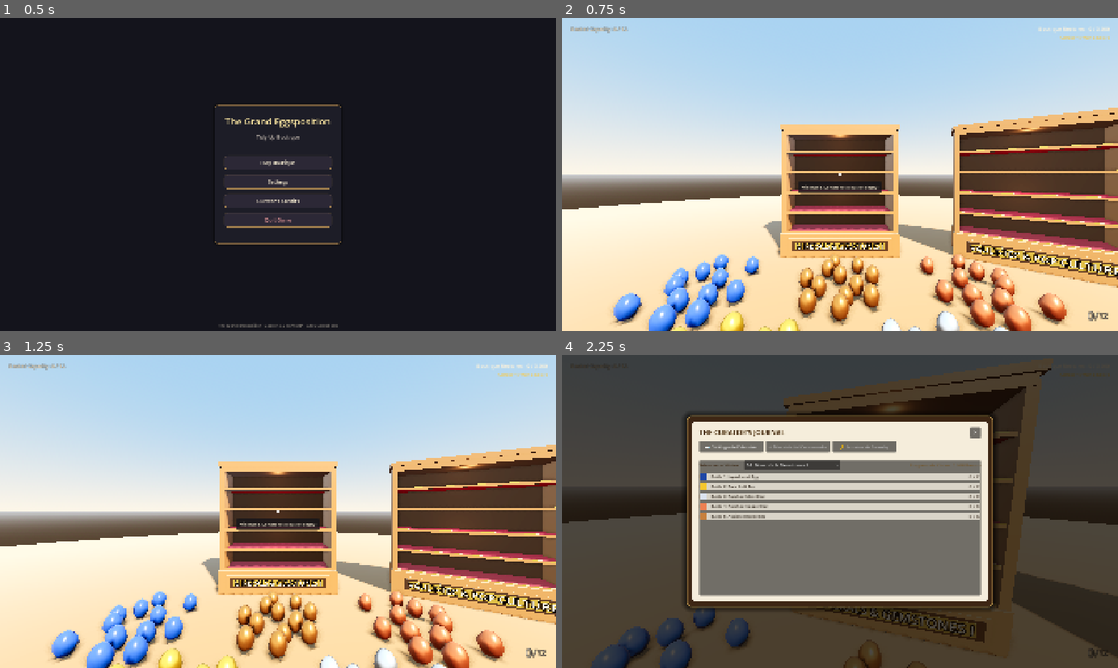
Above: before the commit, frames 1-4 (two rows, left to right).
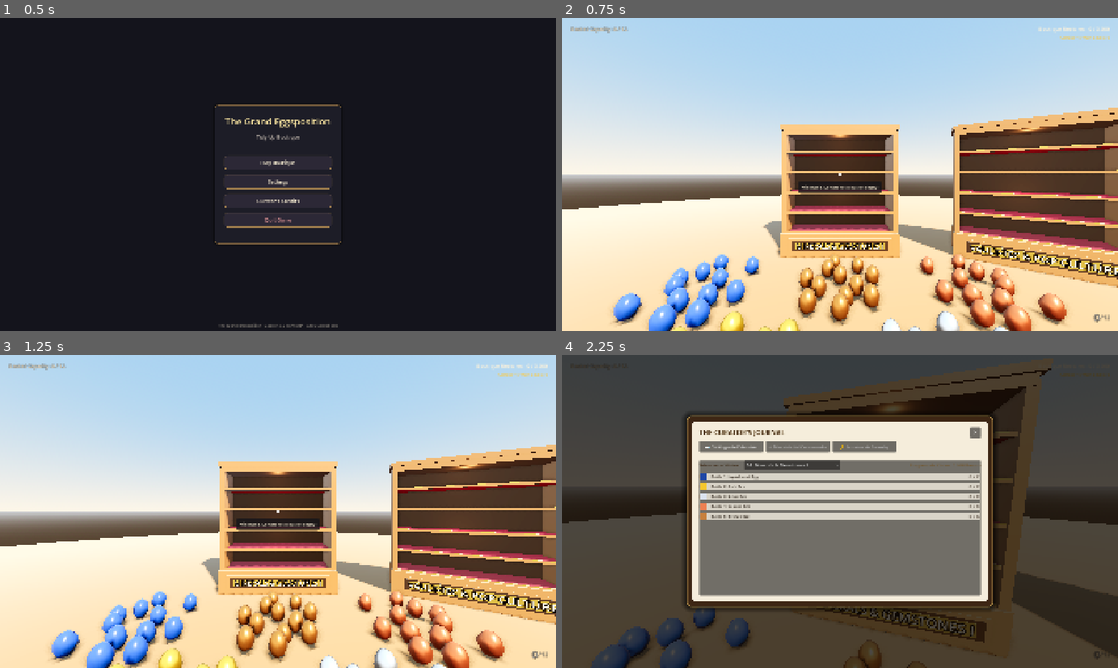
Above: after the commit, the same moments.

Repository: JS-Marinn/the-grand-eggsposition
Game: Godot game, scene res://scenes/ui/main_menu.tscn
Same seed, same stepped clock (60 frames per second), same inputs: the game is played once before the commit and once after it.
Inputs (mouse positions are in pixels of both pictures, inside the frame that each line leads up to):
- Up to frame 1 (0.5 s): no input
- Up to frame 2 (0.75 s): click "Play Boutique" at 0.5 s
- Up to frame 3 (1.25 s): no input
- Up to frame 4 (2.25 s): tap Enter at 1.25 s; move the mouse to (867, 511) at 1.27 s; press the mouse at (867, 511) at 1.28 s; hold W (move_forward) from 1.28 s (still down); tap Space at 1.52, 1.82 s; move the mouse to (812, 511) at 2.02 s; release the mouse at (812, 511) at 2.03 s; tap Tab (open_journal) at 2.1 s; click (812, 511) at 2.17 s

Frame 1 is identical in both runs. In frame 2, less than 0.1% of the frame differs, in the area x 94-99%, y 93-98%; in frame 3, less than 0.1%; in frame 4, 0.2%, in the area x 30-99%, y 41-97%.

Commit message:
polish(hud): simplify egg names and tighten BasketStack visual styling

Diff:
--- a/localization/translations.csv
+++ b/localization/translations.csv
@@ -30,24 +30,24 @@
 SHOWCASE_FABERGE,"Imperial Jewelry & Fabergé","Joyería Imperial y Fabergé"
 SHOWCASE_CHEFS,"Gourmet Chefs & Bakers I","Chefs y Reposteros I"
 SHOWCASE_FIREFIGHTERS,"Emergency Services I","Servicios de Emergencia I"
-EGG_LAPIS_LAZULI,"Lapis Lazuli Egg","Huevo de Lapislázuli"
-EGG_PURE_GOLD,"Pure Gold Egg","Huevo de Oro Macizo"
-EGG_PURE_SILVER,"Polished Silver Egg","Huevo de Plata Pulida"
+EGG_LAPIS_LAZULI,"Lapis Lazuli Egg","Huevo Lapislázuli"
+EGG_PURE_GOLD,"Gold Egg","Huevo de Oro"
+EGG_PURE_SILVER,"Silver Egg","Huevo de Plata"
 EGG_PASTRY_CHEF,"Pastry Chef Egg","Huevo de Chef Pastelero"
 EGG_FIREFIGHTER,"Firefighter Egg","Huevo de Bombero"
-EGG_GLAZED_DONUT,"Glazed Donut Egg","Huevo de Dónut Glaseado"
+EGG_GLAZED_DONUT,"Glazed Donut Egg","Huevo de Dónut"
 EGG_SUPERHERO,"Cape Hero Egg","Huevo de Superhéroe"
-EGG_PANDA,"Panda Bear Egg","Huevo de Panda"
-EGG_DRAGON_SCALE,"Dragon Scale Egg","Huevo de Escamas de Dragón"
-EGG_AMETHYST_GEODE,"Amethyst Geode Egg","Huevo de Geoda de Amatista"
-EGG_EMERALD,"Gleaming Emerald Egg","Huevo de Esmeralda Brillante"
-EGG_PURE_COPPER,"Polished Copper Egg","Huevo de Cobre Pulido"
-EGG_PURE_BRONZE,"Ancient Bronze Egg","Huevo de Bronce Noble"
-EGG_RUBY,"Gleaming Ruby Egg","Huevo de Rubí Brillante"
-EGG_SAPPHIRE,"Deep Sapphire Egg","Huevo de Zafiro Profundo"
-EGG_ROSE_QUARTZ,"Rose Quartz Egg","Huevo de Cuarzo Rosa"
-EGG_OBSIDIAN,"Obsidian Glass Egg","Huevo de Cristal de Obsidiana"
-EGG_DIAMOND,"Flawless Diamond Egg","Huevo de Diamante Puro"
+EGG_PANDA,"Panda Egg","Huevo Panda"
+EGG_DRAGON_SCALE,"Dragon Scale Egg","Huevo de Dragón"
+EGG_AMETHYST_GEODE,"Amethyst Egg","Huevo Amatista"
+EGG_EMERALD,"Emerald Egg","Huevo Esmeralda"
+EGG_PURE_COPPER,"Copper Egg","Huevo de Cobre"
+EGG_PURE_BRONZE,"Bronze Egg","Huevo de Bronce"
+EGG_RUBY,"Ruby Egg","Huevo Rubí"
+EGG_SAPPHIRE,"Sapphire Egg","Huevo Zafiro"
+EGG_ROSE_QUARTZ,"Rose Quartz Egg","Huevo Cuarzo Rosa"
+EGG_OBSIDIAN,"Obsidian Egg","Huevo Obsidiana"
+EGG_DIAMOND,"Diamond Egg","Huevo Diamante"
 BARNABY_NAME,"Barnaby the Merchant","Barnaby el Mercader"
 BARNABY_GREETING,"Ah, a curator with true taste! Keep an eye out for those tiny white eggs tucked away in corners...","¡Ah, un conservador con verdadero gusto! Mantén los ojos abiertos a los huevitos blancos ocultos en los rincones..."
 MENU_PLAY,"Play Boutique","Entrar a la Boutique"
--- a/scenes/ui/hud.tscn
+++ b/scenes/ui/hud.tscn
@@ -140,10 +140,10 @@
 anchor_top = 1.0
 anchor_right = 1.0
 anchor_bottom = 1.0
-offset_left = -380.0
-offset_top = -540.0
-offset_right = -35.0
-offset_bottom = -25.0
+offset_left = -260.0
+offset_top = -460.0
+offset_right = -28.0
+offset_bottom = -22.0
 grow_horizontal = 0
 grow_vertical = 0
 mouse_filter = 2
@@ -156,45 +156,45 @@
 grow_horizontal = 2
 grow_vertical = 2
 mouse_filter = 2
-theme_override_constants/separation = 8
+theme_override_constants/separation = 6
 alignment = 2
 
 [node name="ItemList" type="VBoxContainer" parent="BasketStack/VBox"]
-layout_mode = 2
-mouse_filter = 2
-theme_override_constants/separation = 4
-alignment = 2
-
-[node name="CapacityContainer" type="HBoxContainer" parent="BasketStack/VBox"]
 layout_mode = 2
 mouse_filter = 2
 theme_override_constants/separation = 2
 alignment = 2
 
+[node name="CapacityContainer" type="HBoxContainer" parent="BasketStack/VBox"]
+layout_mode = 2
+mouse_filter = 2
+theme_override_constants/separation = 1
+alignment = 2
+
 [node name="CapacityCurrent" type="Label" parent="BasketStack/VBox/CapacityContainer"]
 layout_mode = 2
 mouse_filter = 2
 theme_override_colors/font_color = Color(1, 1, 1, 1)
 theme_override_colors/font_outline_color = Color(0, 0, 0, 0.95)
-theme_override_constants/outline_size = 7
-theme_override_font_sizes/font_size = 40
+theme_override_constants/outline_size = 6
+theme_override_font_sizes/font_size = 36
 text = "0"
 horizontal_alignment = 2
 
 [node name="CapacitySlash" type="Label" parent="BasketStack/VBox/CapacityContainer"]
 layout_mode = 2
 mouse_filter = 2
-theme_override_colors/font_color = Color(0.9, 0.9, 0.9, 0.8)
-theme_override_colors/font_outline_color = Color(0, 0, 0, 0.9)
-theme_override_constants/outline_size = 6
-theme_override_font_sizes/font_size = 34
+theme_override_colors/font_color = Color(0.9, 0.9, 0.9, 0.55)
+theme_override_colors/font_outline_color = Color(0, 0, 0, 0.8)
+theme_override_constants/outline_size = 4
+theme_override_font_sizes/font_size = 22
 text = "/"
 
 [node name="CapacityMax" type="Label" parent="BasketStack/VBox/CapacityContainer"]
 layout_mode = 2
 mouse_filter = 2
-theme_override_colors/font_color = Color(0.85, 0.85, 0.85, 0.7)
-theme_override_colors/font_outline_color = Color(0, 0, 0, 0.9)
-theme_override_constants/outline_size = 5
-theme_override_font_sizes/font_size = 26
+theme_override_colors/font_color = Color(0.85, 0.85, 0.85, 0.5)
+theme_override_colors/font_outline_color = Color(0, 0, 0, 0.8)
+theme_override_constants/outline_size = 4
+theme_override_font_sizes/font_size = 20
 text = "12"
--- a/scripts/ui/hud.gd
+++ b/scripts/ui/hud.gd
@@ -164,25 +164,25 @@
 		var row: HBoxContainer = HBoxContainer.new()
 		row.alignment = BoxContainer.ALIGNMENT_END
 		row.mouse_filter = Control.MOUSE_FILTER_IGNORE
-		row.add_theme_constant_override("separation", 8)
+		row.add_theme_constant_override("separation", 6)
 
 		var name_lbl: Label = Label.new()
 		name_lbl.name = "NameLabel"
 		name_lbl.horizontal_alignment = HORIZONTAL_ALIGNMENT_RIGHT
 		name_lbl.mouse_filter = Control.MOUSE_FILTER_IGNORE
-		name_lbl.add_theme_font_size_override("font_size", 16)
-		name_lbl.add_theme_color_override("font_outline_color", Color(0, 0, 0, 0.85))
-		name_lbl.add_theme_constant_override("outline_size", 4)
+		name_lbl.add_theme_font_size_override("font_size", 14)
+		name_lbl.add_theme_color_override("font_outline_color", Color(0, 0, 0, 1.0))
+		name_lbl.add_theme_constant_override("outline_size", 6)
 		row.add_child(name_lbl)
 
 		var chevron_lbl: Label = Label.new()
 		chevron_lbl.name = "ChevronLabel"
-		chevron_lbl.custom_minimum_size = Vector2(24, 0)
+		chevron_lbl.custom_minimum_size = Vector2(18, 0)
 		chevron_lbl.horizontal_alignment = HORIZONTAL_ALIGNMENT_CENTER
 		chevron_lbl.mouse_filter = Control.MOUSE_FILTER_IGNORE
-		chevron_lbl.add_theme_font_size_override("font_size", 22)
-		chevron_lbl.add_theme_color_override("font_outline_color", Color(0, 0, 0, 0.85))
-		chevron_lbl.add_theme_constant_override("outline_size", 4)
+		chevron_lbl.add_theme_font_size_override("font_size", 16)
+		chevron_lbl.add_theme_color_override("font_outline_color", Color(0, 0, 0, 1.0))
+		chevron_lbl.add_theme_constant_override("outline_size", 6)
 		row.add_child(chevron_lbl)
 
 		basket_item_list.add_child(row)
@@ -200,13 +200,15 @@
 		if name_lbl and egg:
 			name_lbl.text = egg.get_display_name()
 			if is_selected:
+				name_lbl.add_theme_font_size_override("font_size", 15)
 				name_lbl.add_theme_color_override("font_color", Color(1.0, 1.0, 1.0, 1.0))
 			else:
-				name_lbl.add_theme_color_override("font_color", Color(0.88, 0.88, 0.92, 0.45))
+				name_lbl.add_theme_font_size_override("font_size", 13)
+				name_lbl.add_theme_color_override("font_color", Color(0.88, 0.88, 0.92, 0.38))
 
 		if chevron_lbl:
 			if is_selected:
 				chevron_lbl.text = ">"
-				chevron_lbl.add_theme_color_override("font_color", Color(1.0, 1.0, 1.0, 1.0))
+				chevron_lbl.add_theme_color_override("font_color", Color(1.0, 0.92, 0.55, 1.0))
 			else:
 				chevron_lbl.text = ""
